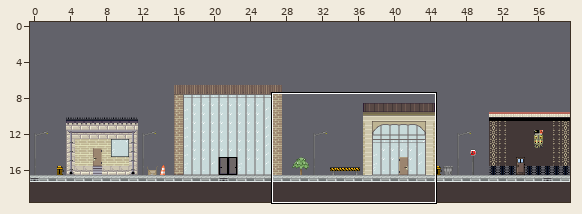
Two versions of a level (Tiled map, MainApp/scene/maps/lvl1/livello1.tmx). Above: a wide view before the commit, with the close-up outlined.
Close-up. As it was:
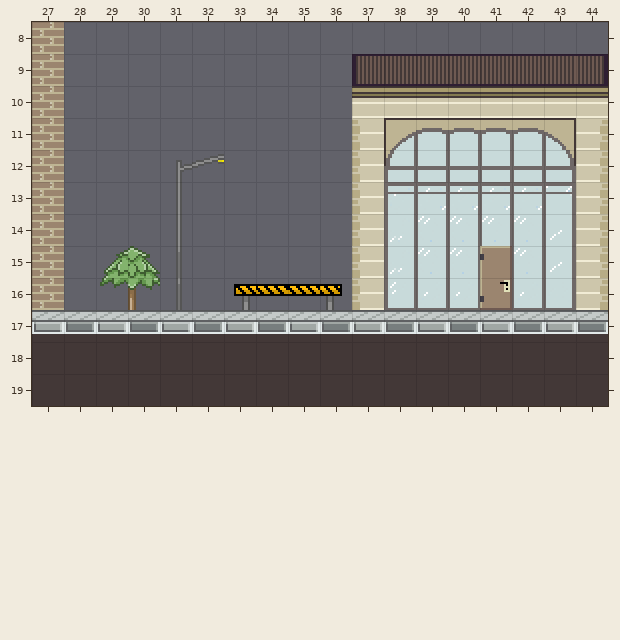
Cells are 16x16 px. Shown: x 27..44, y 8..19. The commit also changed other parts of the map, which this record leaves out.
Now the later version:
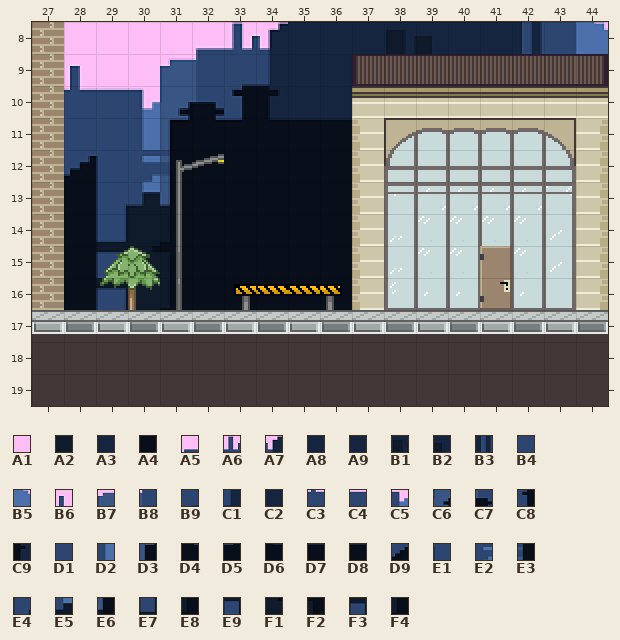
Key: from "background": A1 50, A2 334, A3 377, A4 392, A5 480, A6 481, A7 482, A8 483, A9 485, B1 486, B2 487, B3 490, B4 491, B5 492, B6 532, B7 535, B8 536, B9 537, C1 538, C2 540, C3 588, C4 589, C5 590, C6 591, C7 592, C8 593, C9 594, D1 643, D2 646, D3 647, D4 648, D5 649, D6 650, D7 651, D8 652, D9 700, E1 701, E2 702, E3 703, E4 757, E5 758, E6 759, E7 813, E8 815, E9 869, F1 870, F2 871, F3 925, F4 927.
__ is an empty cell.
Tiles of an added or newly shown layer are drawn over the layers below it.
The edit:
Layer "background" (added):
y 8: x 28..44 __ __ __ __ __ __ __ __ __ __ __ __ __ __ __ __ __ -> A1 A1 A1 A1 A5 A6 A7 A8 A3 A9 B1 B2 A9 A9 B3 B4 B5
y 9: x 28..36 __ __ __ __ __ __ __ __ __ -> B6 A1 A1 B7 B8 B9 C1 A3 C2
y 10: x 28..36 __ __ __ __ __ __ __ __ __ -> C3 C4 C5 C6 C7 C8 C9 A3 C2
y 11: x 28..36 __ __ __ __ __ __ __ __ __ -> D1 D1 D2 D3 D4 D5 D6 D7 D8
y 12: x 28..36 __ __ __ __ __ __ __ __ __ -> D9 E1 E2 E3 A4 A4 A4 A4 A4
y 13: x 28..36 __ __ __ __ __ __ __ __ __ -> A4 E4 E5 E6 A4 A4 A4 A4 A4
y 14: x 28..36 __ __ __ __ __ __ __ __ __ -> A4 E7 A2 E8 A4 A4 A4 A4 A4
y 15: x 28..36 __ __ __ __ __ __ __ __ __ -> A4 E9 F1 F2 A4 A4 A4 A4 A4
y 16: x 28..36 __ __ __ __ __ __ __ __ __ -> A4 F3 A2 F4 A4 A4 A4 A4 A4
